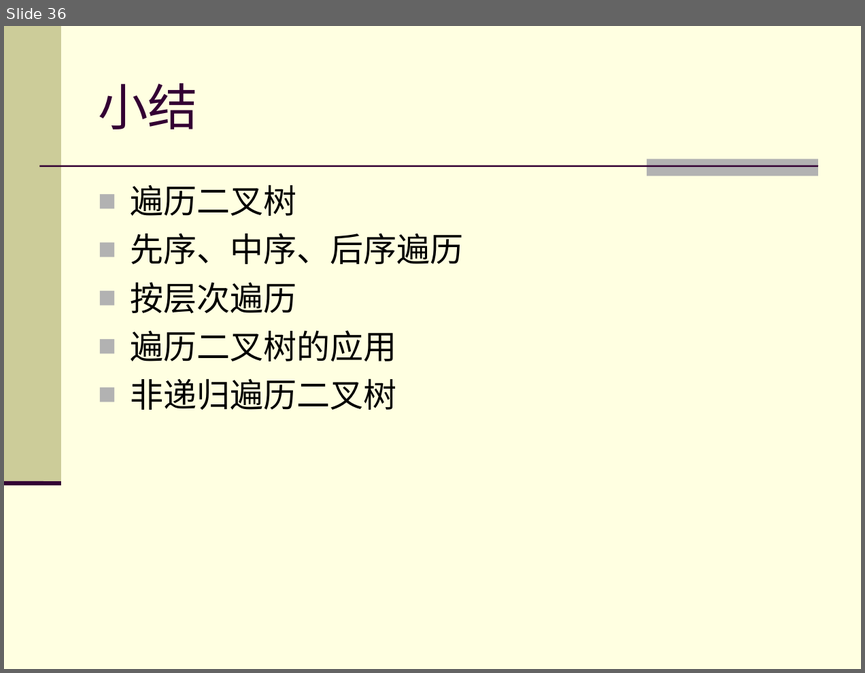
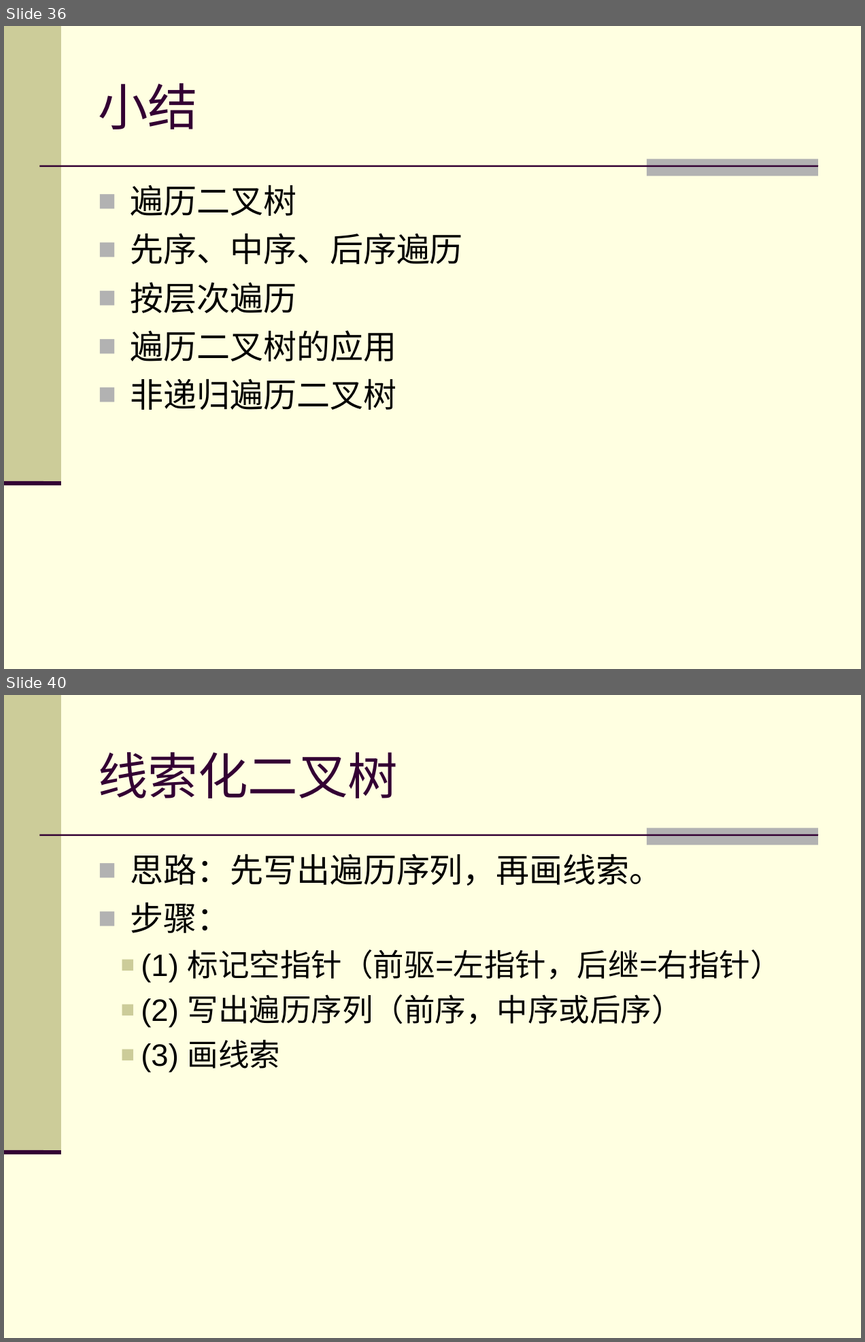
Before and after one commit to zhuangbo/ds-cpp, a slide deck: slides/PPT/ds6.3.ppt. Shown one above the other, each under a label of ours: slide 36 before the commit, slides 36 and 40 after it; the slides between them are not shown. The pictures are 865x673 and 865x1342 pixels, drawn with LibreOffice and Linux fonts; fonts in the diff are those of the drawing. Boxes give left, top, right and bottom in pixels: in the first picture for what was removed or moved away, otherwise in the second. Text is boxed around its words. In the diff, an @@ line names an element or a change of style, - is before the commit and + after.

```diff
--- a/slides/PPT/ds6.3.ppt
+++ b/slides/PPT/ds6.3.ppt
@@ slide 40 added at [4, 695, 861, 1338], background #FFFFE1; not listed: 4 template elements that a slide beside it also shows @@
@@ title added at [98, 752, 398, 798], 42 pt, text #330033 @@
+线索化二叉树
@@ text added at [130, 853, 781, 1072], 26 pt, text #000000 @@
+■ 思路：先写出遍历序列，再画线索。
+■ 步骤：
+  ■ (1) 标记空指针（前驱=左指针，后继=右指针）
+  ■ (2) 写出遍历序列（前序，中序或后序）
+  ■ (3) 画线索
```
Also in this commit, not shown: 35 other slides changed, 5 other slides added.
